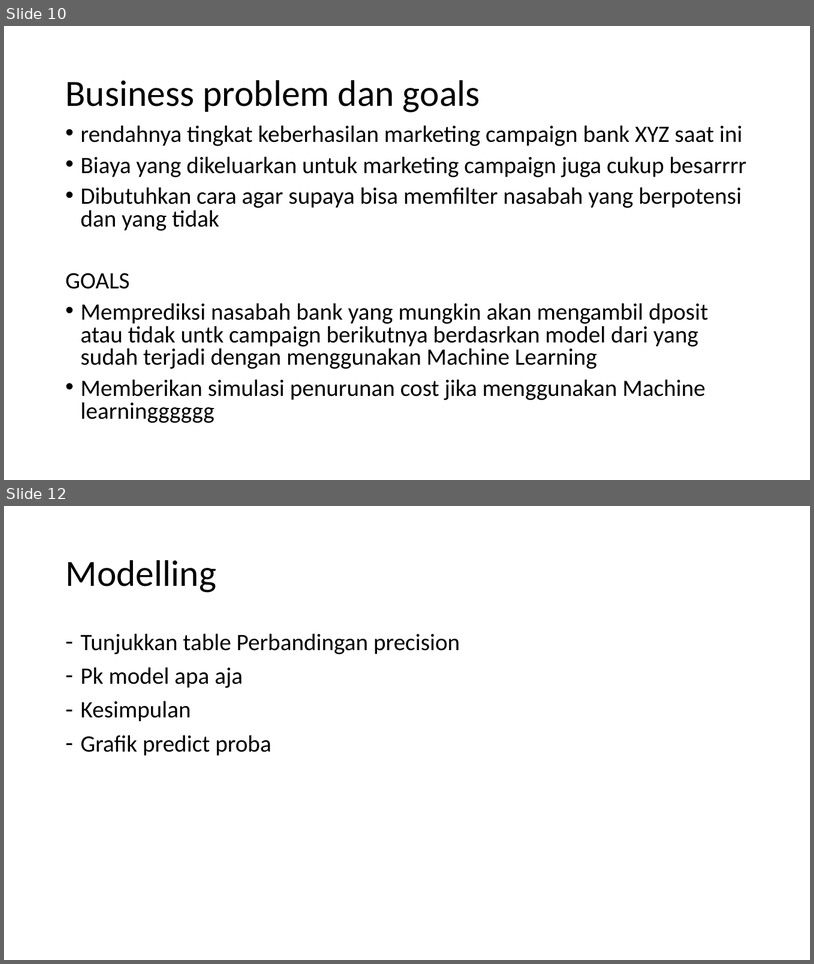
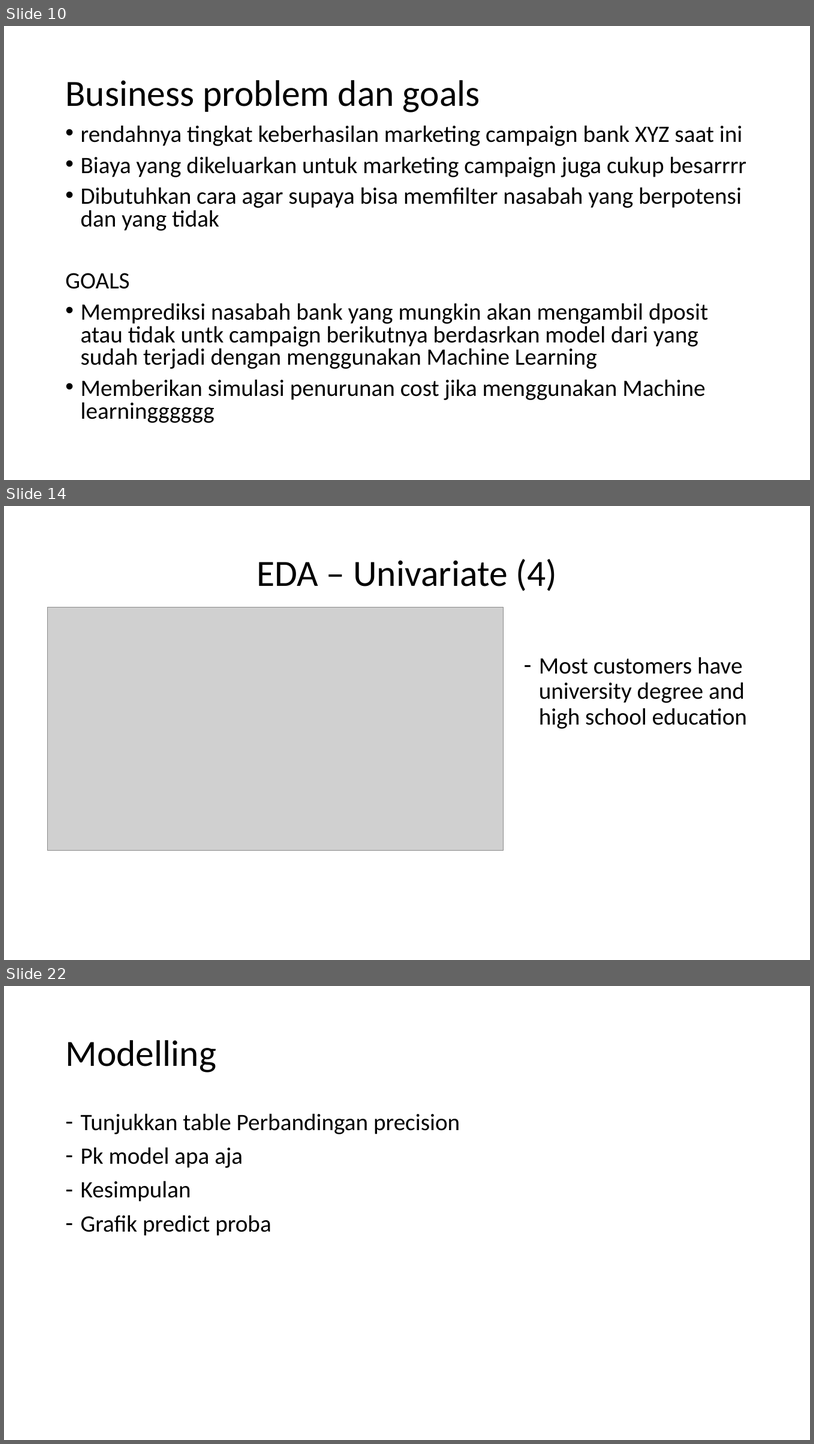
Before and after one commit to abdullahayas123/Tes-Model-Marketing-Scipy, a slide deck: Skenario Kesimpulan.pptx. Shown one above the other, each under a label of ours: slides 10 and 12 before the commit, slides 10, 14 and 22 after it; the slides between them are not shown. The pictures are 814x964 and 814x1444 pixels, drawn with LibreOffice and Linux fonts; fonts in the diff are those of the drawing; grey boxes stand for pictures. Boxes give left, top, right and bottom in pixels: in the first picture for what was removed or moved away, otherwise in the second. Text is boxed around its words. In the diff, an @@ line names an element or a change of style, - is before the commit and + after.

```diff
--- a/Skenario Kesimpulan.pptx
+++ b/Skenario Kesimpulan.pptx
@@ slide 14 added at (x1=4, y1=506, x2=810, y2=960), background #FFFFFF @@
@@ title added at (x1=257, y1=559, x2=558, y2=591), 44 pt, text #000000 @@
+EDA – Univariate (4)
@@ picture added at (x1=48, y1=607, x2=503, y2=850) @@
@@ text added at (x1=539, y1=657, x2=747, y2=729), 28 pt, text #000000 @@
+– Most customers have university degree and high school education
@@ what was slide 12 is now slide 22 @@
```
Also in this commit, not shown: 10 other slides added, 1 slide removed, 26 other files.
